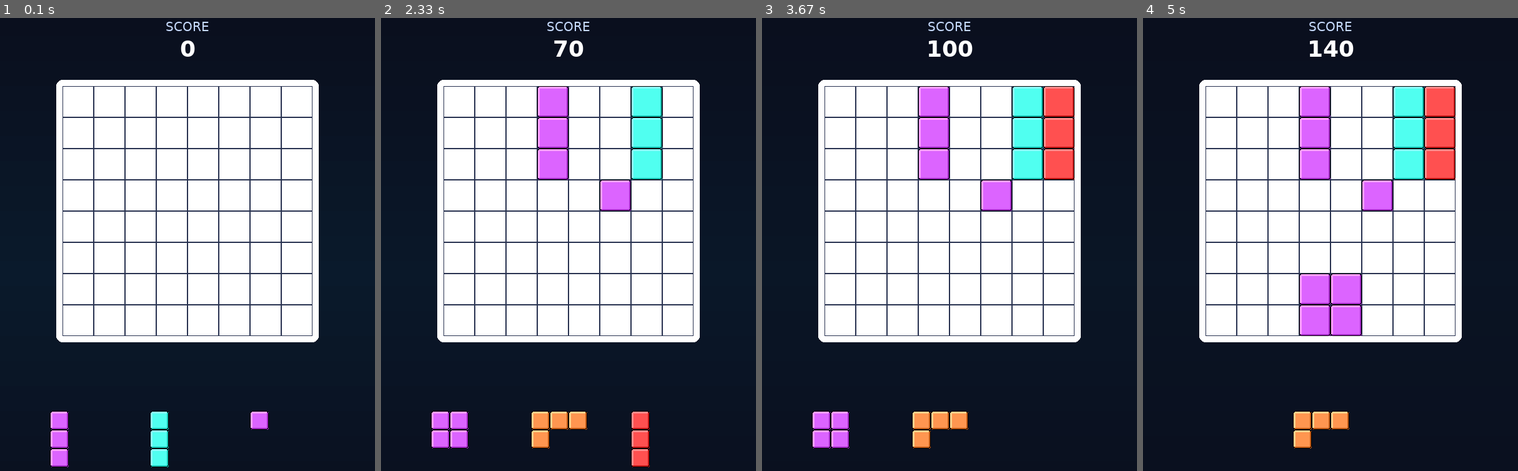
Above: before the commit, frames 1-4 (left to right).
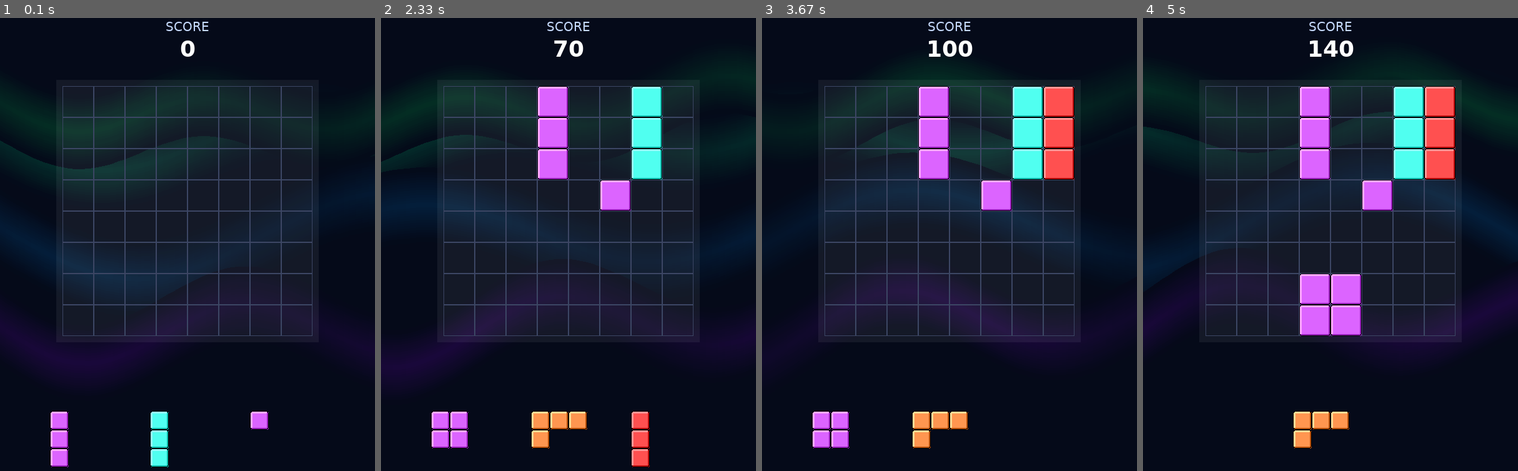
Above: after the commit, the same moments.

Repository: liqthr/block-blast-pygame
Game: pygame game, started from main.py
Same seed, same stepped clock (60 frames per second), same inputs: the game is played once before the commit and once after it.
Inputs (mouse positions are in pixels of both pictures, inside the frame that each line leads up to):
- Up to frame 1 (0.1 s): no input
- Up to frame 2 (2.33 s): press the mouse at (441, 457) at 0.37 s; move the mouse to (497, 289) at 0.47 s; release the mouse at (553, 126) at 0.6 s; press the mouse at (639, 421) at 1.2 s; move the mouse to (632, 303) at 1.3 s; release the mouse at (628, 190) at 1.43 s; press the mouse at (538, 457) at 2.03 s; move the mouse to (598, 298) at 2.13 s; release the mouse at (651, 140) at 2.27 s
- Up to frame 3 (3.67 s): press the mouse at (1020, 439) at 3.37 s; move the mouse to (1039, 289) at 3.47 s; release the mouse at (1054, 140) at 3.6 s
- Up to frame 4 (5 s): press the mouse at (1203, 439) at 4.2 s; move the mouse to (1263, 380) at 4.3 s; release the mouse at (1323, 316) at 4.43 s; press the mouse at (1203, 439) at 4.53 s; move the mouse to (1259, 316) at 4.63 s; release the mouse at (1315, 194) at 4.77 s; press the mouse at (1203, 421) at 4.87 s; move the mouse to (1278, 258) at 4.97 s

The runs differ from the first frame. In frame 1, 38% of the frame differs, in the area x 11-85%, y 13-72%; in frame 2, 34%; in frame 3, 32%; in frame 4, 31%.

Commit message:
Fix: Implement truly animated Aurora background

Diff:
--- a/main.py
+++ b/main.py
@@ -14,7 +14,7 @@
 # Colors
 WHITE = (255, 255, 255)
 BLACK = (0, 0, 0)
-DARK_BG = (10, 15, 30)
+DARK_BG = (5, 10, 25)
 
 # Vibrant Block Colors
 COLORS = [
@@ -46,51 +46,66 @@
 
 def draw_3d_rect(surface, color, rect, border_radius=4):
     """Draws a rectangle with a 3D beveled effect."""
-    # Main body
     pygame.draw.rect(surface, color, rect, border_radius=border_radius)
 
-    # Highlight (top and left)
-    highlight_color = [min(255, c + 60) for c in color]
+    # Highlight
+    highlight_color = [min(255, c + 70) for c in color]
     pygame.draw.line(surface, highlight_color, (rect.left + 2, rect.top + 2), (rect.right - 2, rect.top + 2), 3)
     pygame.draw.line(surface, highlight_color, (rect.left + 2, rect.top + 2), (rect.left + 2, rect.bottom - 2), 3)
 
-    # Shadow (bottom and right)
-    shadow_color = [max(0, c - 60) for c in color]
+    # Shadow
+    shadow_color = [max(0, c - 70) for c in color]
     pygame.draw.line(surface, shadow_color, (rect.left + 2, rect.bottom - 2), (rect.right - 2, rect.bottom - 2), 3)
     pygame.draw.line(surface, shadow_color, (rect.right - 2, rect.top + 2), (rect.right - 2, rect.bottom - 2), 3)
 
-    # Subtle inner border
-    pygame.draw.rect(surface, (0, 0, 0, 50), rect, 1, border_radius=border_radius)
+    pygame.draw.rect(surface, (0, 0, 0, 40), rect, 1, border_radius=border_radius)
 
 class AuroraBackground:
     def __init__(self):
         self.time = 0
-        self.layers = [
-            {"color": (20, 60, 40), "speed": 0.01, "offset": 0},
-            {"color": (30, 20, 70), "speed": 0.015, "offset": math.pi},
-            {"color": (10, 40, 60), "speed": 0.008, "offset": math.pi / 2}
+        # Define multiple "waves" for the aurora
+        self.waves = [
+            {"color": (0, 255, 150), "amplitude": 40, "frequency": 0.01, "speed": 0.02, "y_offset": 200},
+            {"color": (0, 150, 255), "amplitude": 60, "frequency": 0.008, "speed": -0.015, "y_offset": 350},
+            {"color": (150, 0, 255), "amplitude": 50, "frequency": 0.012, "speed": 0.01, "y_offset": 500},
+            {"color": (0, 255, 100), "amplitude": 30, "frequency": 0.015, "speed": -0.025, "y_offset": 150}
         ]
 
     def draw(self, surface):
         self.time += 1
         surface.fill(DARK_BG)
 
-        # Create a temporary surface for blending
-        temp_surface = pygame.Surface((SCREEN_WIDTH, SCREEN_HEIGHT), pygame.SRCALPHA)
-
-        for layer in self.layers:
-            c = layer["color"]
-            alpha = int(80 + 40 * math.sin(self.time * layer["speed"] + layer["offset"]))
-
-            # Draw gradient-like waves
-            for y in range(0, SCREEN_HEIGHT, 40):
-                shift = math.sin(self.time * 0.02 + y * 0.005) * 50
-                rect = pygame.Rect(0, y, SCREEN_WIDTH, 40)
-                # Vary alpha by height to create a fade effect
-                h_alpha = int(alpha * (1 - abs(y - SCREEN_HEIGHT/2) / (SCREEN_HEIGHT/2)))
-                pygame.draw.rect(temp_surface, (*c, h_alpha), rect)
-
-        surface.blit(temp_surface, (0, 0))
+        # Create a surface for the aurora with alpha support
+        aurora_surf = pygame.Surface((SCREEN_WIDTH, SCREEN_HEIGHT), pygame.SRCALPHA)
+
+        for wave in self.waves:
+            points = []
+            color = wave["color"]
+            # Draw the wave as a series of vertical lines or a polygon
+            for x in range(0, SCREEN_WIDTH + 10, 10):
+                # Calculate wave height using sine waves
+                y_var = math.sin(x * wave["frequency"] + self.time * wave["speed"]) * wave["amplitude"]
+                y_var += math.sin(x * 0.005 + self.time * 0.01) * 20 # Secondary wave for complexity
+                y_pos = wave["y_offset"] + y_var
+                points.append((x, y_pos))
+
+            # Draw glowing bands
+            for i in range(len(points) - 1):
+                p1 = points[i]
+                p2 = points[i+1]
+                # Draw multiple lines with decreasing alpha to create a glow/blur effect
+                for glow in range(15):
+                    alpha = int(40 * (1 - glow / 15))
+                    # Vary alpha over time for "shimmer"
+                    shimmer = (math.sin(self.time * 0.05 + p1[0] * 0.01) + 1) / 2
+                    final_alpha = int(alpha * (0.5 + 0.5 * shimmer))
+
+                    pygame.draw.line(aurora_surf, (*color, final_alpha),
+                                     (p1[0], p1[1] - glow * 4), (p2[0], p2[1] - glow * 4), 8)
+                    pygame.draw.line(aurora_surf, (*color, final_alpha),
+                                     (p1[0], p1[1] + glow * 4), (p2[0], p2[1] + glow * 4), 8)
+
+        surface.blit(aurora_surf, (0, 0))
 
 class Block:
     def __init__(self, shape, color):
@@ -203,15 +218,16 @@
             self.score += (cleared * 100) * cleared
 
     def draw_grid(self):
-        # Draw grid background panel
+        # Draw grid background panel with transparency
         panel_rect = pygame.Rect(GRID_MARGIN - 10, GRID_TOP - 10, (GRID_SIZE * CELL_SIZE) + 20, (GRID_SIZE * CELL_SIZE) + 20)
-        pygame.draw.rect(self.screen, (255, 255, 255, 20), panel_rect, border_radius=10)
+        s = pygame.Surface((panel_rect.width, panel_rect.height), pygame.SRCALPHA)
+        s.fill((255, 255, 255, 15))
+        self.screen.blit(s, (panel_rect.x, panel_rect.y))
 
         for r in range(GRID_SIZE):
             for c in range(GRID_SIZE):
                 rect = pygame.Rect(GRID_MARGIN + c * CELL_SIZE, GRID_TOP + r * CELL_SIZE, CELL_SIZE, CELL_SIZE)
-                # Draw empty cell
-                pygame.draw.rect(self.screen, (40, 50, 80), rect, 1)
+                pygame.draw.rect(self.screen, (60, 70, 100), rect, 1)
                 if self.grid[r][c]:
                     draw_3d_rect(self.screen, self.grid[r][c], rect)
 
@@ -235,7 +251,7 @@
                             if rect.collidepoint(pos):
                                 self.dragging_block = block
                                 block.dragging = True
-                                # Center block on mouse when dragging
+                                # Center block on mouse
                                 block.offset_x = (len(set(d[0] for d in block.shape)) * CELL_SIZE) // 2
                                 block.offset_y = (len(set(d[1] for d in block.shape)) * CELL_SIZE) // 2
                                 break
@@ -270,7 +286,7 @@
             if self.dragging_block:
                 self.dragging_block.draw(self.screen)
 
-            # UI Elements
+            # UI
             score_surf = self.font.render(f"{self.score}", True, WHITE)
             score_rect = score_surf.get_rect(center=(SCREEN_WIDTH // 2, 60))
             self.screen.blit(score_surf, score_rect)
